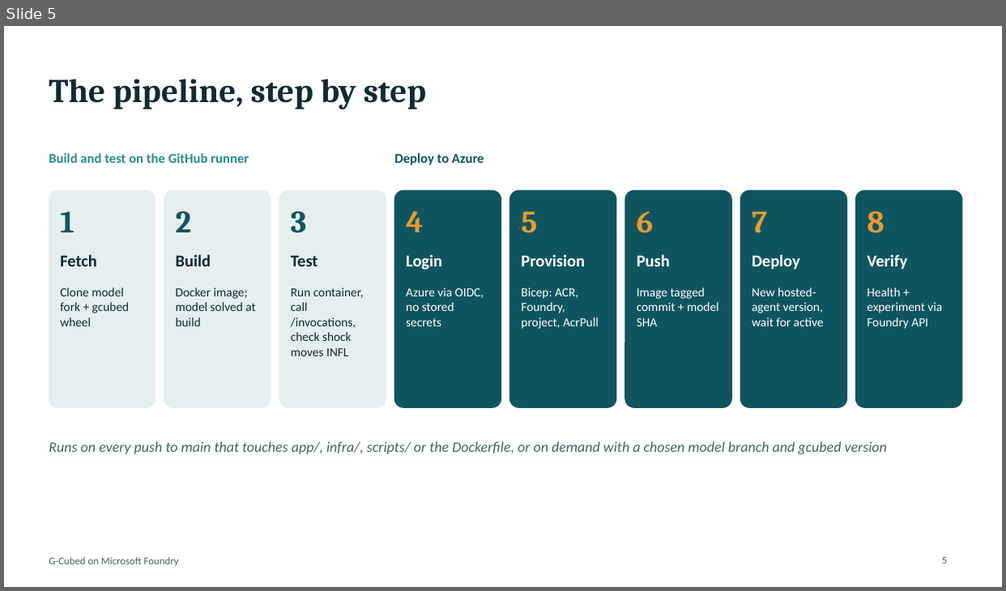
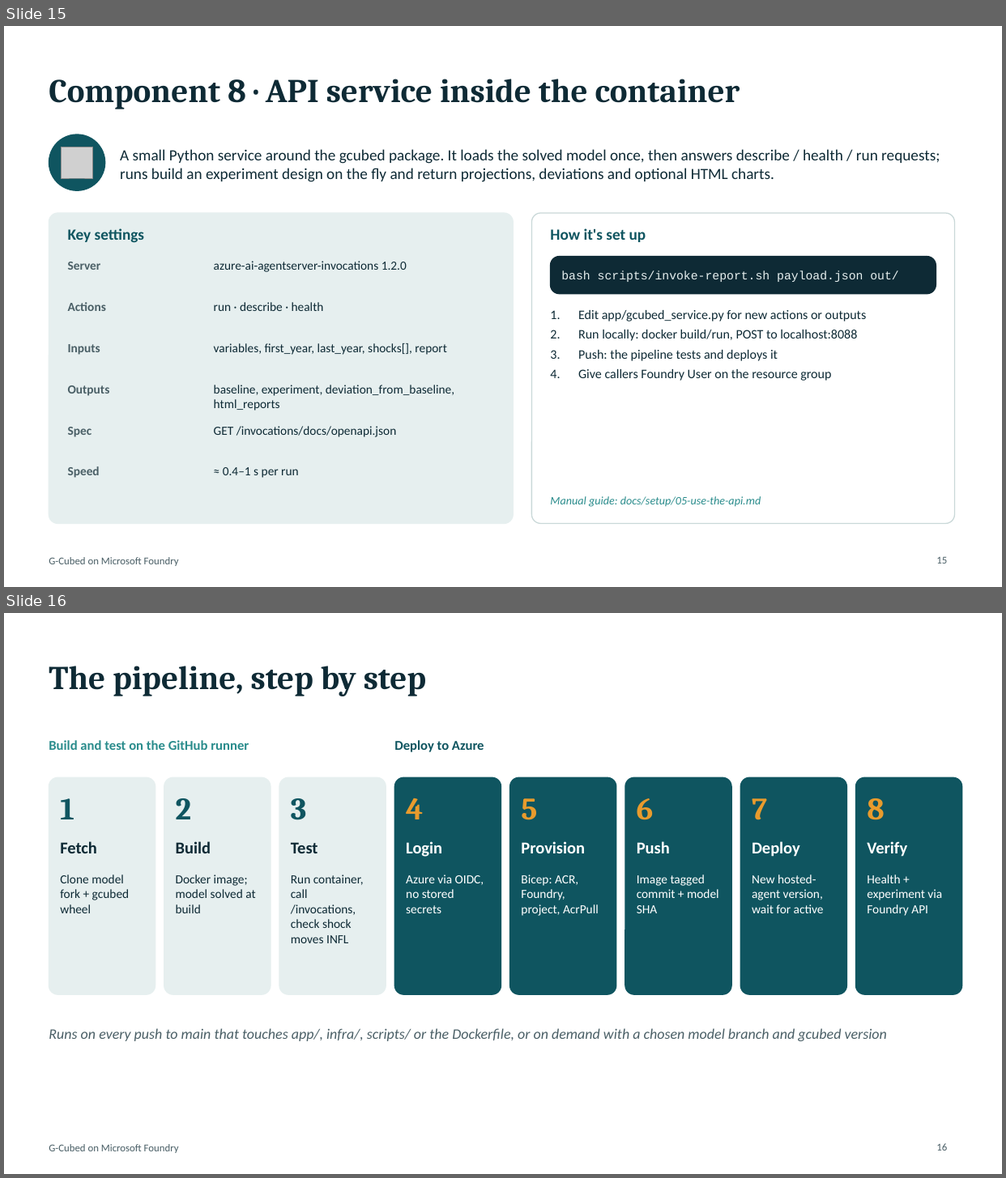
Before and after one commit to Bozmonster/foundry-pipeline, a slide deck: docs/gcubed-foundry-pipeline.pptx. Shown one above the other, each under a label of ours: slide 5 before the commit, slides 15 and 16 after it. The pictures are 1006x591 and 1006x1178 pixels, drawn with LibreOffice and Linux fonts; fonts in the diff are those of the drawing; grey boxes stand for pictures. Boxes give left, top, right and bottom in pixels: in the first picture for what was removed or moved away, otherwise in the second. Text is boxed around its words. In the diff, an @@ line names an element or a change of style, - is before the commit and + after.

Commit message:
Setup kit: interactive scripts + illustrated guides; HTML report API option

```diff
--- a/docs/gcubed-foundry-pipeline.pptx
+++ b/docs/gcubed-foundry-pipeline.pptx
@@ slide 15 added at (4,26,1002,587), background #FFFFFF; not listed: 1 template element that a slide beside it also shows @@
@@ title added at (49,79,740,109), 32 pt, text #0E2A35, bold @@
+Component 8 · API service inside the container
@@ ellipse added at (49,135,105,190), fill #0F5560, outline #0F5560 1 pt @@
@@ picture added at (62,147,93,178) @@
@@ text added at (120,149,940,182), 15 pt, text #0E2A35 @@
+A small Python service around the gcubed package. It loads the solved model once, then answers describe / health / run requests; runs build an experiment design on the fly and return projections, deviations and optional HTML charts.
@@ rounded rectangle added at (49,213,513,524), fill #E6EFEF, outline #E6EFEF 1 pt @@
@@ rounded rectangle added at (532,213,955,524), fill #FFFFFF, outline #C9D8D8 1 pt @@
@@ text added at (68,228,145,243), 15 pt, text #0F5560, bold @@
+Key settings
@@ text added at (550,228,646,242), 15 pt, text #0F5560, bold @@
+How it's set up
@@ text added at (68,262,101,270), 12 pt, text #4A5F66, bold @@
+Server
@@ text added at (214,261,407,272), 12 pt, text #0E2A35 @@
+azure-ai-agentserver-invocations 1.2.0
@@ rounded rectangle added at (551,257,936,294), fill #0E2A35, outline #0E2A35 1 pt @@
@@ text added at (561,271,898,282), 11.5 pt, text #E6EFEF @@
+bash scripts/invoke-report.sh payload.json out/
@@ text added at (68,302,106,311), 12 pt, text #4A5F66, bold @@
+Actions
@@ text added at (214,302,324,311), 12 pt, text #0E2A35 @@
+run · describe · health
@@ text added at (578,310,867,381), 12.5 pt, text #0E2A35 @@
+1. Edit app/gcubed_service.py for new actions or outputs
+2. Run locally: docker build/run, POST to localhost:8088
+3. Push: the pipeline tests and deploys it
+4. Give callers Foundry User on the resource group
@@ text added at (68,344,100,355), 12 pt, text #4A5F66, bold @@
+Inputs
@@ text added at (214,344,446,355), 12 pt, text #0E2A35 @@
+variables, first_year, last_year, shocks[], report
@@ text added at (68,386,110,396), 12 pt, text #4A5F66, bold @@
+Outputs
@@ text added at (214,385,454,411), 12 pt, text #0E2A35 @@
+baseline, experiment, deviation_from_baseline, html_reports
@@ text added at (68,427,92,437), 12 pt, text #4A5F66, bold @@
+Spec
@@ text added at (214,426,397,437), 12 pt, text #0E2A35 @@
+GET /invocations/docs/openapi.json
@@ text added at (68,467,100,478), 12 pt, text #4A5F66, bold @@
+Speed
@@ text added at (223,467,299,478), 12 pt, text #0E2A35 @@
+≈ 0.4–1 s per run
@@ text added at (550,497,761,507), 11 pt, text #2A8C8C, italic @@
+Manual guide: docs/setup/05-use-the-api.md
@@ page number added at (936,557,947,564), 10 pt, text #4A5F66 @@
+15
@@ what was slide 5 is now slide 16 @@
@@ page number at (936,1144,947,1151): text changed @@
-5
+16
```
Also in this commit, not shown: 5 slides changed, 14 other slides added, 31 other files.
